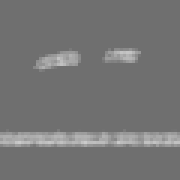
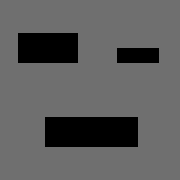
The second (180, 180) image is a revision of the first. Changes to its layers:
removed layer "Layer 1" over [0, 48, 180, 147]
added layer "Rectangle 3" above "Rectangle 2" over [45, 117, 138, 147]
added layer "Rectangle 2" above "Rectangle 1" over [117, 48, 159, 63]
added layer "Rectangle 1" above "Background" over [18, 33, 78, 63]
